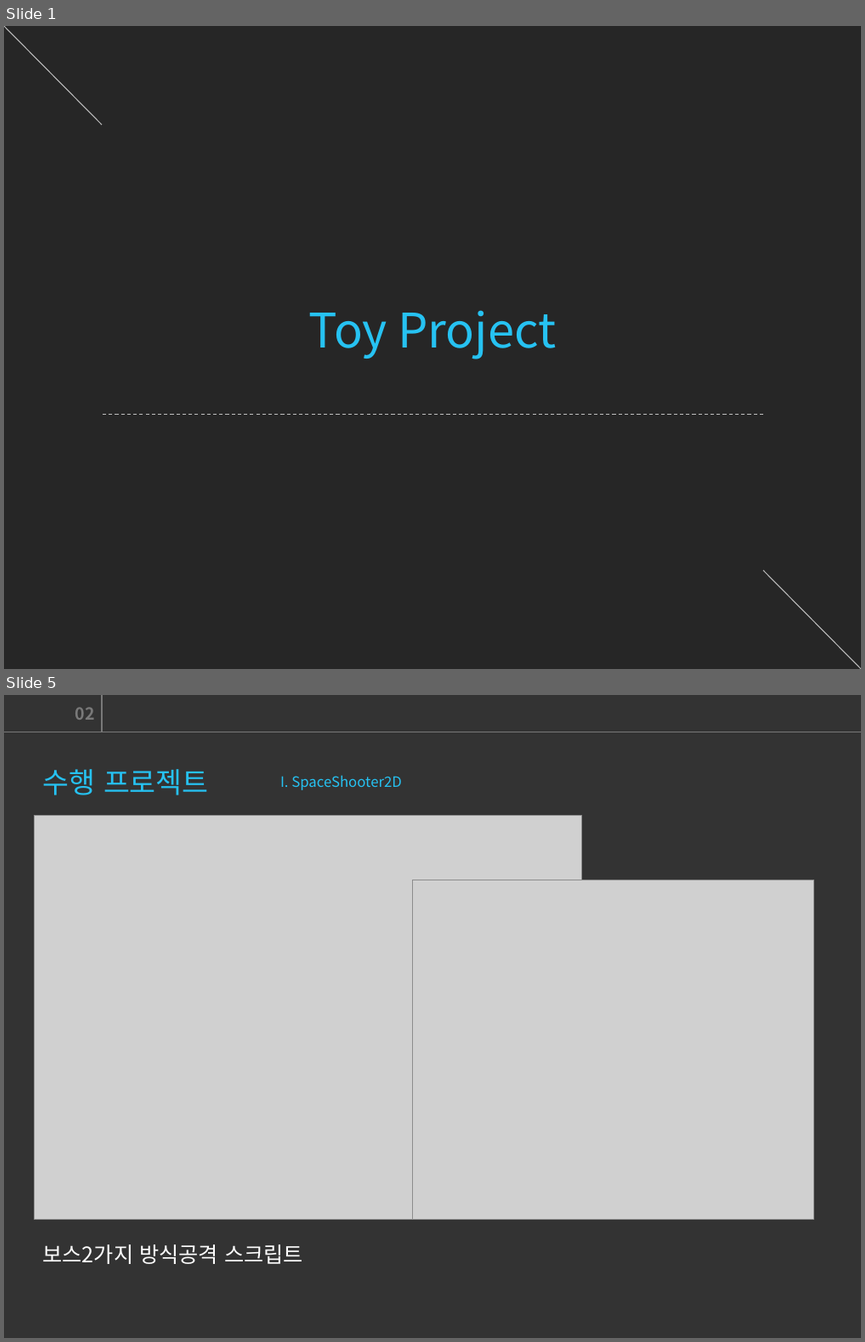
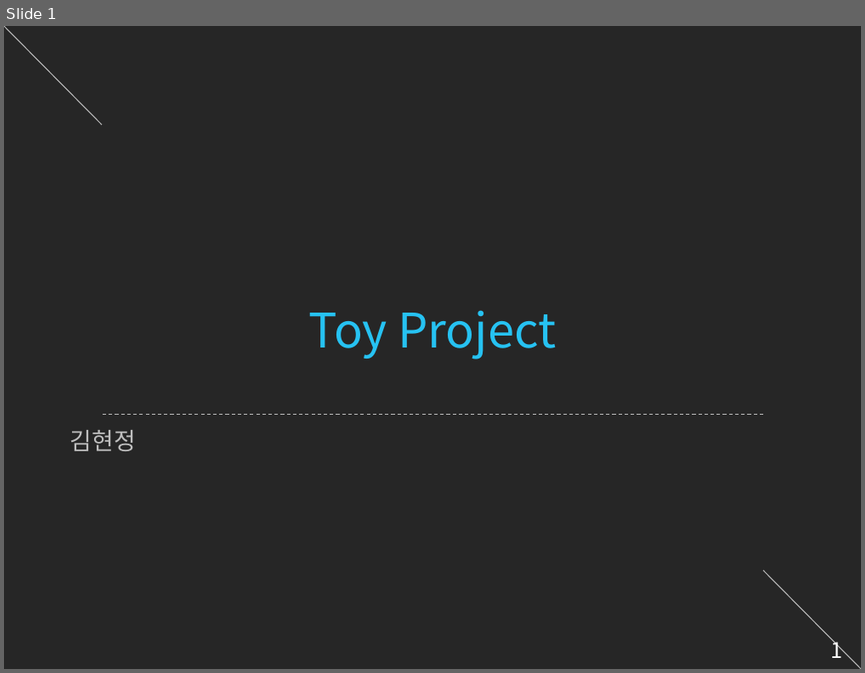
Before and after one commit to starlight97/Subingo, a slide deck: GDD/컨셉/컨셉.pptx. Shown one above the other, each under a label of ours: slides 1 and 5 before the commit, slide 1 after it; the slides between them are not shown. The pictures are 865x1342 and 865x673 pixels, drawn with LibreOffice and Linux fonts; fonts in the diff are those of the drawing; grey boxes stand for pictures. Boxes give left, top, right and bottom in pixels: in the first picture for what was removed or moved away, otherwise in the second. Text is boxed around its words. In the diff, an @@ line names an element or a change of style, - is before the commit and + after.

```diff
--- a/GDD/컨셉/컨셉.pptx
+++ b/GDD/컨셉/컨셉.pptx
@@ slide 5 removed at (x1=4, y1=695, x2=861, y2=1338), background #333333 @@
@@ text removed at (x1=75, y1=707, x2=94, y2=720) @@
-02
@@ line removed from (102, 732) to (102, 695) @@
@@ line removed from (4, 732) to (861, 732) @@
@@ text removed at (x1=43, y1=769, x2=209, y2=795) @@
-수행 프로젝트
@@ text removed at (x1=280, y1=775, x2=402, y2=790) @@
-I. SpaceShooter2D
@@ picture removed at (x1=34, y1=816, x2=581, y2=1219) @@
@@ picture removed at (x1=412, y1=880, x2=814, y2=1219) @@
@@ text removed at (x1=43, y1=1244, x2=303, y2=1264) @@
-보스2가지 방식공격 스크립트
@@ slide 1 changed as well @@
@@ text added at (x1=70, y1=430, x2=136, y2=451), 20 pt, text #BFBFBF @@
+김현정
@@ page number added at (x1=830, y1=637, x2=842, y2=658), 18 pt, text #FFFFFF @@
+1
```
Also in this commit, not shown: 1 other slide changed, 7 slides added, 2 other slides removed, 1 other file.
